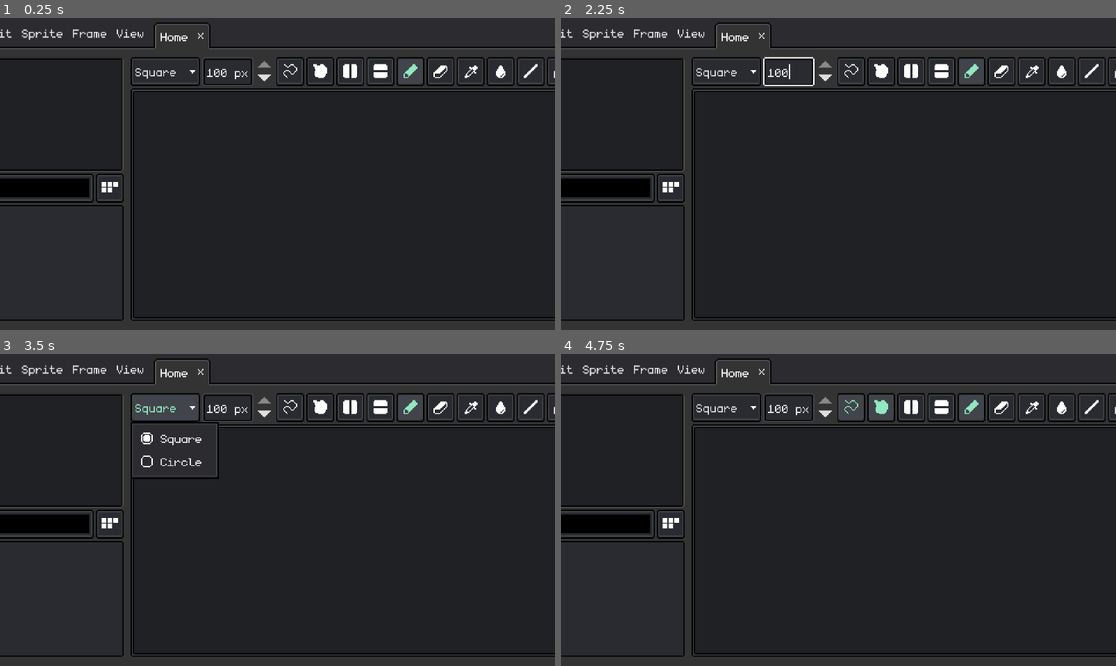
Above: before the commit, frames 1-4 (two rows, left to right).
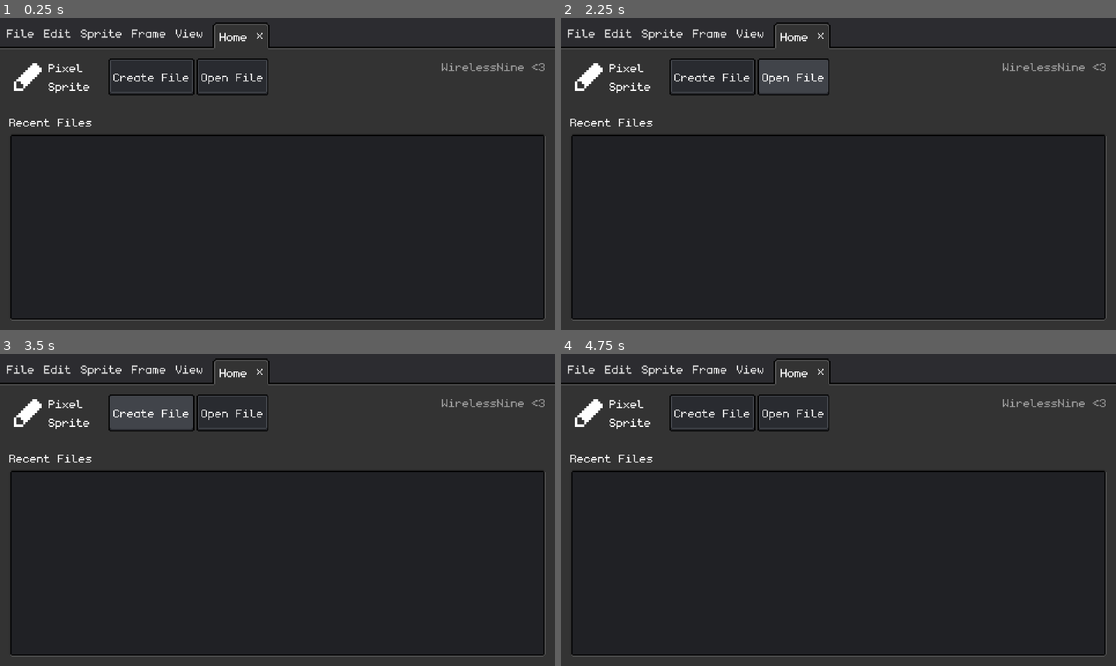
Above: after the commit, the same moments.

Repository: WirelessNine/Pixel-Sprite
Game: Godot game, scene res://scenes/main/main.tscn
Two runs of this game, one before a commit and one after it. Both use one fixed random seed, a clock stepped at 60 frames per second and the inputs below.
Inputs (mouse positions are in pixels of both pictures, inside the frame that each line leads up to):
- Up to frame 1 (0.25 s): no input
- Up to frame 2 (2.25 s): click (710, 77) at 0.5 s, where only the run after the commit has a clickable "Create File"; click (672, 189) at 1.27 s; click (794, 77) at 2 s, where only the run after the commit has a clickable "Open File"
- Up to frame 3 (3.5 s): click (166, 407) at 2.75 s, where only the run before the commit has a clickable "Square"
- Up to frame 4 (4.75 s): click (849, 407) at 3.52 s; click (882, 407) at 4.27 s

The runs differ from the first frame. In frame 1, 8.5% of the frame differs, in the area x 0-100%, y 1-98%; in frame 2, 9.1%; in frame 3, 9.0%; in frame 4, 8.5%.

Commit message:
Add file creating

Diff:
--- /dev/null
+++ b/classes/objects/file_instance.gd
@@ -0,0 +1,6 @@
+class_name FileInstance
+extends RefCounted
+
+var file_path: String = ""
+var title: String
+var canvas_size: Vector2i
--- /dev/null
+++ b/core/systems/app_manager.gd
@@ -0,0 +1,19 @@
+extends Node
+
+const UNNAMED_TITLE: String = "Unnamed %01d"
+
+var files: Array[FileInstance]
+var current_file_number: int = 0
+
+
+func create_file(canvas_size: Vector2i) -> void:
+	var file := FileInstance.new()
+
+	file.title = UNNAMED_TITLE % current_file_number
+	file.canvas_size = canvas_size
+
+	current_file_number += 1
+
+	files.append(file)
+
+	Events.file_created.emit(file)
--- /dev/null
+++ b/core/systems/events.gd
@@ -0,0 +1,3 @@
+extends Node
+
+signal file_created(file: FileInstance)
--- a/project.godot
+++ b/project.godot
@@ -19,6 +19,8 @@
 [autoload]
 
 MenuManager="*uid://yt4k544va37f"
+AppManager="*uid://n24kdl5sc4k5"
+Events="*uid://6q5tu71jlnjt"
 
 [debug]
 
--- /dev/null
+++ b/resources/engine/presets/menu.tres
@@ -0,0 +1,31 @@
+[gd_resource type="Resource" script_class="TweenPreset" format=3 uid="uid://bn5yymmr2r6ut"]
+
+[ext_resource type="Script" uid="uid://cdo6h5x4glwop" path="res://addons/ui_expansion/objects/tween/tween_preset.gd" id="1_6od3u"]
+[ext_resource type="Script" uid="uid://ddiy46s8pndwo" path="res://addons/ui_expansion/objects/tween/tween_step.gd" id="2_u1bum"]
+
+[sub_resource type="Resource" id="Resource_cr8oe"]
+resource_name = "Scale 0.20s"
+script = ExtResource("2_u1bum")
+transition = 7
+duration = 0.2
+tween_property = 2
+start_value = Vector2(0.8, 0.8)
+end_value = Vector2(1, 1)
+metadata/_custom_type_script = "uid://ddiy46s8pndwo"
+
+[sub_resource type="Resource" id="Resource_6q06x"]
+resource_name = "Alpha 0.18s"
+script = ExtResource("2_u1bum")
+transition = 7
+duration = 0.18
+tween_property = 5
+start_value = 0.0
+end_value = 1.0
+metadata/_custom_type_script = "uid://ddiy46s8pndwo"
+
+[resource]
+script = ExtResource("1_6od3u")
+steps = Array[ExtResource("2_u1bum")]([SubResource("Resource_cr8oe"), SubResource("Resource_6q06x")])
+show_on_start = true
+hide_on_finish = true
+metadata/_custom_type_script = "uid://cdo6h5x4glwop"
--- /dev/null
+++ b/resources/visual/theme/styleboxes/panel/flat_foreground.tres
@@ -0,0 +1,7 @@
+[gd_resource type="StyleBoxTexture" format=3 uid="uid://dajieixraxpp2"]
+
+[ext_resource type="Texture2D" uid="uid://dw0302lcwkc0q" path="res://assets/spritesheets/theme.png" id="1_mtyap"]
+
+[resource]
+texture = ExtResource("1_mtyap")
+region_rect = Rect2(16, 16, 16, 16)
--- a/resources/visual/theme/styleboxes/panel/foreground.tres
+++ b/resources/visual/theme/styleboxes/panel/foreground.tres
@@ -5,7 +5,7 @@
 [resource]
 texture = ExtResource("1_jcuih")
 texture_margin_left = 8.0
-texture_margin_top = 9.0
+texture_margin_top = 10.0
 texture_margin_right = 8.0
 texture_margin_bottom = 8.0
 region_rect = Rect2(16, 0, 16, 16)
--- /dev/null
+++ b/resources/visual/theme/styleboxes/panel/window.tres
@@ -0,0 +1,11 @@
+[gd_resource type="StyleBoxTexture" format=3 uid="uid://cgkjy5e6ecirk"]
+
+[ext_resource type="Texture2D" uid="uid://dw0302lcwkc0q" path="res://assets/spritesheets/theme.png" id="1_d4b5u"]
+
+[resource]
+texture = ExtResource("1_d4b5u")
+texture_margin_left = 6.0
+texture_margin_top = 6.0
+texture_margin_right = 6.0
+texture_margin_bottom = 7.0
+region_rect = Rect2(32, 16, 16, 16)
--- a/resources/visual/theme/theme.tres
+++ b/resources/visual/theme/theme.tres
@@ -31,6 +31,8 @@
 [ext_resource type="Texture2D" uid="uid://3nhotvjlewpn" path="res://resources/visual/theme/atlases/spin_up.tres" id="13_v4mmg"]
 [ext_resource type="StyleBox" uid="uid://dfs4vf0m1qh2x" path="res://resources/visual/theme/styleboxes/panel/group.tres" id="18_adc10"]
 [ext_resource type="StyleBox" uid="uid://tdhs1cb1ckq2" path="res://resources/visual/theme/styleboxes/separator/v_separator.tres" id="18_g0vgt"]
+[ext_resource type="StyleBox" uid="uid://dajieixraxpp2" path="res://resources/visual/theme/styleboxes/panel/flat_foreground.tres" id="29_8do48"]
+[ext_resource type="StyleBox" uid="uid://cgkjy5e6ecirk" path="res://resources/visual/theme/styleboxes/panel/window.tres" id="33_ahy7d"]
 
 [sub_resource type="StyleBoxTexture" id="StyleBoxTexture_8do48"]
 texture = ExtResource("8_nkwpq")
@@ -106,6 +108,8 @@
 h_box_small/constants/separation = 2
 panel_background/base_type = &"PanelContainer"
 panel_background/styles/panel = ExtResource("2_7bn12")
+panel_flat_foreground/base_type = &"PanelContainer"
+panel_flat_foreground/styles/panel = ExtResource("29_8do48")
 panel_foreground/base_type = &"PanelContainer"
 panel_foreground/styles/panel = ExtResource("3_7bn12")
 panel_group/base_type = &"PanelContainer"
@@ -114,5 +118,7 @@
 panel_inset/styles/panel = ExtResource("4_2fqcs")
 panel_section/base_type = &"PanelContainer"
 panel_section/styles/panel = ExtResource("5_fsea4")
+panel_window/base_type = &"PanelContainer"
+panel_window/styles/panel = ExtResource("33_ahy7d")
 v_box_small/base_type = &"VBoxContainer"
 v_box_small/constants/separation = 2
--- a/scenes/main/drawing_editor.tscn
+++ b/scenes/main/draw_editor.tscn
@@ -15,7 +15,7 @@
 [ext_resource type="Texture2D" uid="uid://dgnppp1b1s1g8" path="res://resources/visual/icons/shape.tres" id="6_oefrb"]
 [ext_resource type="Texture2D" uid="uid://cku7mrs5qp0hc" path="res://resources/visual/icons/select.tres" id="7_agl5e"]
 
-[node name="DrawingEditor" type="HSplitContainer" unique_id=76540871]
+[node name="DrawEditor" type="HSplitContainer" unique_id=76540871]
 anchors_preset = 15
 anchor_right = 1.0
 anchor_bottom = 1.0
--- a/scenes/main/main.gd
+++ b/scenes/main/main.gd
@@ -1,6 +1,7 @@
 extends Control
 
 const HOME_TITLE: String = "Home"
+const UNNAMED_TITLE: String = "Unnamed %01d"
 
 @onready var menu_bar: MenuBar = %MenuBar
 
@@ -13,15 +14,24 @@
 @onready var tabs: TabBar = %Tabs
 
 @onready var home_screen: VBoxContainer = %HomeScreen
-@onready var drawing_editor: HSplitContainer = %DrawingEditor
+@onready var draw_editor: HSplitContainer = %DrawEditor
+
+var current_file_number: int = 0
 
 
 func _ready() -> void:
+	_connect_signals()
+
 	_handle_scale()
 
 	_create_home_tab()
-	_create_file_menu_items()
 	_create_edit_menu_items()
+
+
+func _connect_signals() -> void:
+	tabs.tab_changed.connect(_on_tab_changed)
+
+	Events.file_created.connect(_on_file_created)
 
 
 func _handle_scale() -> void:
@@ -35,7 +45,12 @@
 
 func _show_home_screen() -> void:
 	home_screen.show()
-	drawing_editor.hide()
+	draw_editor.hide()
+
+
+func _show_draw_editor() -> void:
+	draw_editor.show()
+	home_screen.hide()
 
 
 func _create_home_tab() -> void:
@@ -47,17 +62,6 @@
 	var tab_id: int = tabs.tab_count - 1
 
 	tabs.move_tab(tab_id, 0)
-
-
-func _create_file_menu_items() -> void:
-	file_menu.add_item("New")
-	file_menu.add_item("Open")
-
-	file_menu.add_separator()
-
-	file_menu.add_item("Save")
-	file_menu.add_item("Save As")
-	file_menu.add_item("Close")
 
 
 func _create_edit_menu_items() -> void:
@@ -95,3 +99,14 @@
 
 	if title == HOME_TITLE:
 		_show_home_screen()
+	else:
+		_show_draw_editor()
+
+
+func _on_file_created(file: FileInstance) -> void:
+	tabs.add_tab(file.title)
+
+	var id: int = tabs.tab_count - 1
+
+	tabs.set_tab_metadata(id, file)
+	tabs.current_tab = id
--- a/scenes/main/main.tscn
+++ b/scenes/main/main.tscn
@@ -1,8 +1,10 @@
 [gd_scene format=3 uid="uid://cv73j3jhbhaef"]
 
 [ext_resource type="Script" uid="uid://dic3hu35lw2cf" path="res://scenes/main/main.gd" id="1_hyk8p"]
-[ext_resource type="PackedScene" uid="uid://ck0868ug76xeu" path="res://scenes/main/drawing_editor.tscn" id="2_iuonh"]
+[ext_resource type="PackedScene" uid="uid://ck0868ug76xeu" path="res://scenes/main/draw_editor.tscn" id="2_iuonh"]
 [ext_resource type="PackedScene" uid="uid://c0nndytlfkolw" path="res://scenes/main/home_screen.tscn" id="2_k2fmo"]
+[ext_resource type="Script" uid="uid://ck3qlisigikex" path="res://scenes/main/menu_bar/file_menu.gd" id="2_l3cfh"]
+[ext_resource type="PackedScene" uid="uid://xqb3lngeuu63" path="res://scenes/windows/create_file.tscn" id="5_6q06x"]
 
 [node name="Main" type="PanelContainer" unique_id=122593638]
 anchors_preset = 15
@@ -35,6 +37,7 @@
 unique_name_in_owner = true
 canvas_item_default_texture_filter = 0
 oversampling_override = 1.0
+script = ExtResource("2_l3cfh")
 
 [node name="Edit" type="PopupMenu" parent="MainVBox/MenuMargin/MenuHBox/MenuBar" unique_id=958992046]
 unique_name_in_owner = true
@@ -78,6 +81,12 @@
 visible = false
 layout_mode = 2
 
-[node name="DrawingEditor" parent="MainVBox/ScreensPanel" unique_id=1333880969 instance=ExtResource("2_iuonh")]
+[node name="DrawEditor" parent="MainVBox/ScreensPanel" unique_id=1333880969 instance=ExtResource("2_iuonh")]
 unique_name_in_owner = true
 layout_mode = 2
+
+[node name="CreateFile" parent="." unique_id=1823662104 instance=ExtResource("5_6q06x")]
+visible = false
+layout_mode = 2
+size_flags_horizontal = 4
+size_flags_vertical = 4
--- /dev/null
+++ b/scenes/main/menu_bar/file_menu.gd
@@ -0,0 +1,24 @@
+extends PopupMenu
+
+
+func _ready() -> void:
+	id_pressed.connect(_on_id_pressed)
+
+	create_items()
+
+
+func create_items() -> void:
+	add_item("New", 0)
+	add_item("Open", 1)
+
+	add_separator()
+
+	add_item("Save", 2)
+	add_item("Save As", 3)
+	add_item("Close", 4)
+
+
+func _on_id_pressed(id: int) -> void:
+	match id:
+		0:
+			MenuManager.open_menu("create_file")
--- /dev/null
+++ b/scenes/windows/create_file.gd
@@ -0,0 +1,17 @@
+extends Menu
+
+@onready var width_edit: SpinBox = %Width
+@onready var height_edit: SpinBox = %Height
+
+
+func _on_create_pressed() -> void:
+	var x_value: int = roundi(width_edit.value)
+	var y_value: int = roundi(height_edit.value)
+
+	AppManager.create_file(Vector2i(x_value, y_value))
+
+	close()
+
+
+func _on_cancel_pressed() -> void:
+	close()
--- /dev/null
+++ b/scenes/windows/create_file.tscn
@@ -0,0 +1,70 @@
+[gd_scene format=3 uid="uid://xqb3lngeuu63"]
+
+[ext_resource type="Script" uid="uid://yglggarv2cq4" path="res://scenes/windows/create_file.gd" id="1_vaek0"]
+[ext_resource type="Resource" uid="uid://bn5yymmr2r6ut" path="res://resources/engine/presets/menu.tres" id="2_kxn3d"]
+
+[node name="CreateFile" type="PanelContainer" unique_id=677680888]
+custom_minimum_size = Vector2(185, 130)
+offset_right = 185.0
+offset_bottom = 130.0
+theme_type_variation = &"panel_window"
+script = ExtResource("1_vaek0")
+preset = ExtResource("2_kxn3d")
+move_background = true
+start_closed = true
+metadata/_custom_type_script = "uid://rxwty6cd03ab"
+
+[node name="CreateVBox" type="VBoxContainer" parent="." unique_id=1705004732]
+layout_mode = 2
+
+[node name="Label" type="Label" parent="CreateVBox" unique_id=757375944]
+layout_mode = 2
+text = "Create File"
+
+[node name="SizeGrid" type="GridContainer" parent="CreateVBox" unique_id=1038838708]
+layout_mode = 2
+size_flags_vertical = 3
+columns = 2
+
+[node name="Label" type="Label" parent="CreateVBox/SizeGrid" unique_id=1810704643]
+layout_mode = 2
+text = "X"
+
+[node name="Width" type="SpinBox" parent="CreateVBox/SizeGrid" unique_id=2129606999]
+unique_name_in_owner = true
+custom_minimum_size = Vector2(140, 0)
+layout_mode = 2
+size_flags_horizontal = 3
+min_value = 1.0
+max_value = 4096.0
+value = 16.0
+
+[node name="Label2" type="Label" parent="CreateVBox/SizeGrid" unique_id=2125902895]
+layout_mode = 2
+text = "Y"
+
+[node name="Height" type="SpinBox" parent="CreateVBox/SizeGrid" unique_id=1533721316]
+unique_name_in_owner = true
+custom_minimum_size = Vector2(140, 0)
+layout_mode = 2
+size_flags_horizontal = 3
+min_value = 1.0
+max_value = 4096.0
+value = 16.0
+
+[node name="ActionHBox" type="HBoxContainer" parent="CreateVBox" unique_id=137701413]
+layout_mode = 2
+theme_type_variation = &"h_box_small"
+
+[node name="Create" type="Button" parent="CreateVBox/ActionHBox" unique_id=2088916348]
+layout_mode = 2
+size_flags_horizontal = 3
+text = "Create"
+
+[node name="Cancel" type="Button" parent="CreateVBox/ActionHBox" unique_id=552792244]
+layout_mode = 2
+size_flags_horizontal = 3
+text = "Cancel"
+
+[connection signal="pressed" from="CreateVBox/ActionHBox/Create" to="." method="_on_create_pressed"]
+[connection signal="pressed" from="CreateVBox/ActionHBox/Cancel" to="." method="_on_cancel_pressed"]
Binary file changed: assets/spritesheets/theme.png
Not shown, added: classes/objects/file_instance.gd.uid
Not shown, added: core/systems/app_manager.gd.uid
Not shown, added: core/systems/events.gd.uid
Not shown, added: scenes/main/menu_bar/file_menu.gd.uid
Not shown, added: scenes/windows/create_file.gd.uid
Not shown, changed: kanban_tasks_data.kanban
